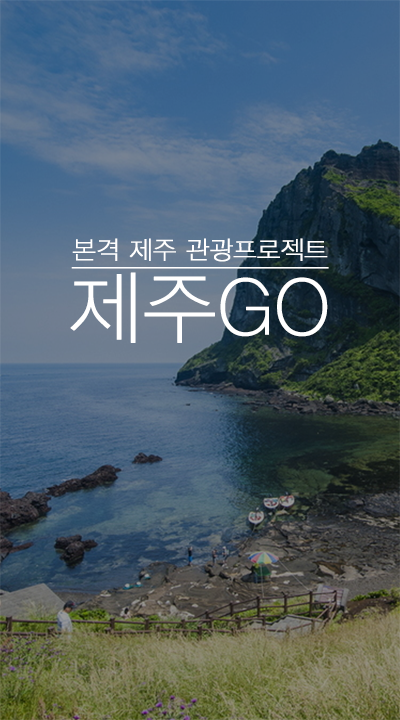
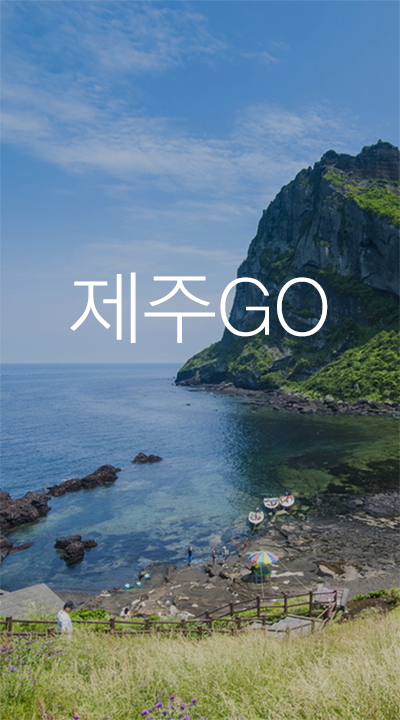
Two versions of the same layered image (w=400, h=720). Layer-by-layer changes:
hid "──────────" over [71, 267, 329, 269]
hid "본격 제주 관광프로젝트" over [72, 238, 328, 262]
"레이어 2": opacity 40% → 20% over [0, 0, 400, 720]
